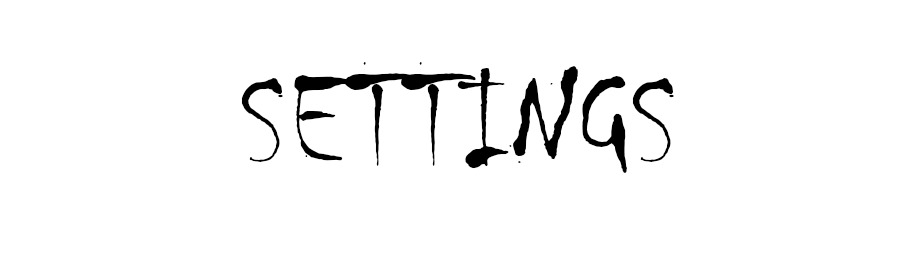
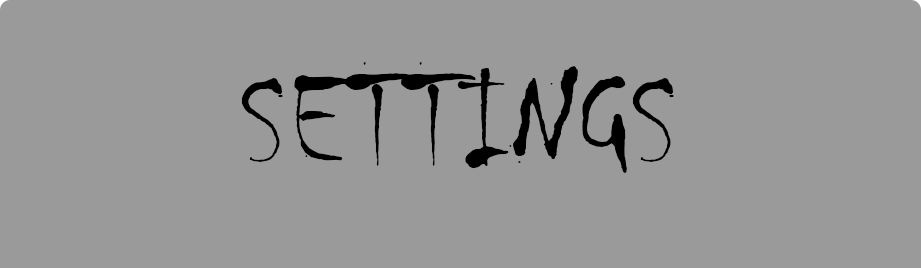
Before/after of a 921×268 layered artwork. What changed in the layer stack:
painted on "Rounded Rectangle 1" over [0, 0, 921, 268]
